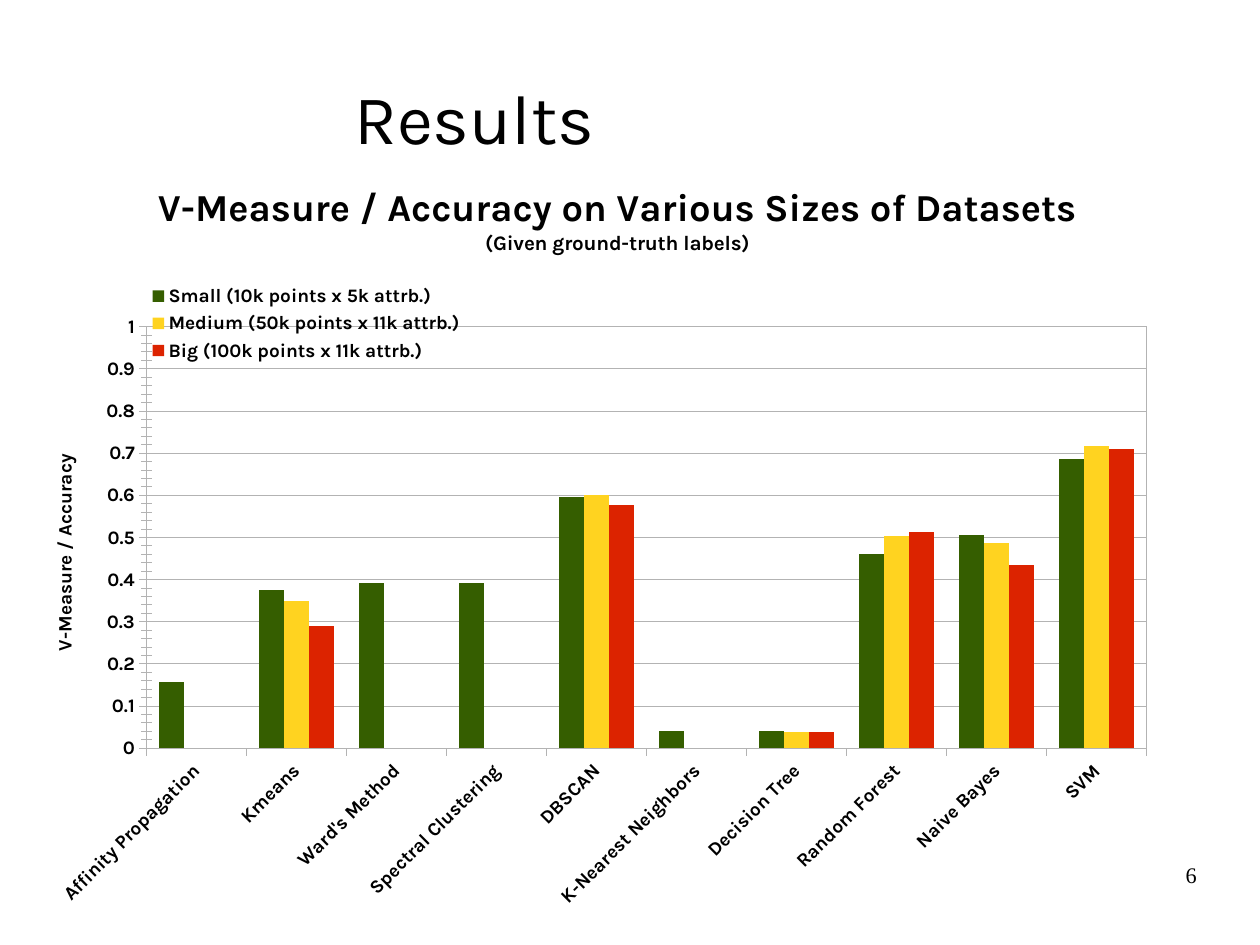
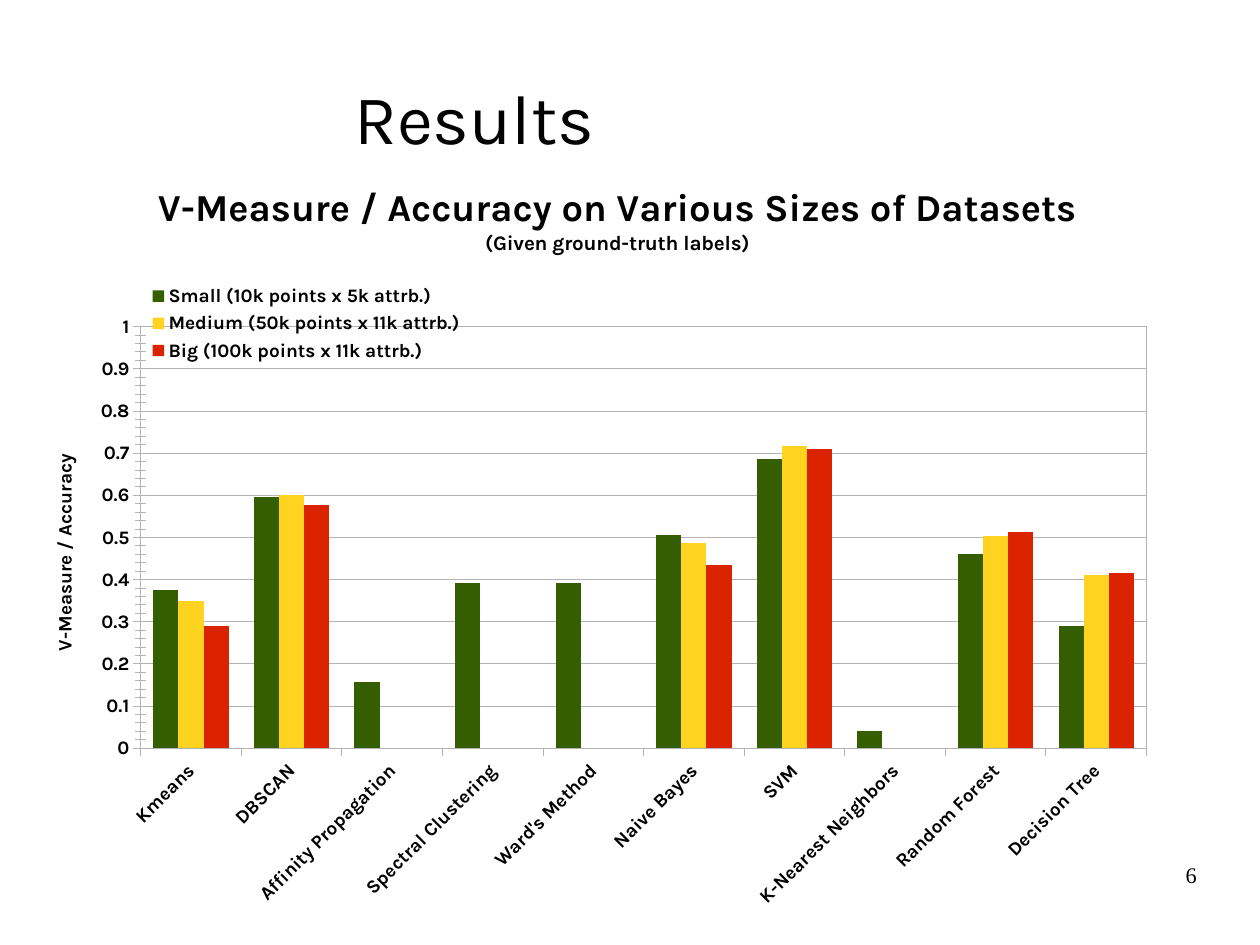
Before and after one commit to jrouly/stackmining, a slide deck: slide 6 of presentation/rouly_wells_presentation.odp. Drawn at 1260x945 pixels with LibreOffice and Linux fonts; fonts in the diff are those of the drawing; background and template pictures are left out. Boxes give left, top, right and bottom in pixels: in the first picture for what was removed or moved away, otherwise in the second. Text is boxed around its words. In the diff, an @@ line names an element or a change of style, - is before the commit and + after.

```diff
--- a/presentation/rouly_wells_presentation.odp
+++ b/presentation/rouly_wells_presentation.odp
@@ column chart at box(34, 160, 1201, 926) @@
-categories: Affinity Propagation, Kmeans, Ward's Method, Spectral Clustering, DBSCAN, K-Nearest Neighbors, Decision Tree, Random Forest, Naive Bayes, SVM
+categories: Kmeans, DBSCAN, Affinity Propagation, Spectral Clustering, Ward's Method, Naive Bayes, SVM, K-Nearest Neighbors, Random Forest, Decision Tree
-Small (10k points x 5k attrb.): 0.16, 0.38, 0.39, 0.39, 0.6, 0.04, 0.04, 0.46, 0.51, 0.69
+Small (10k points x 5k attrb.): 0.38, 0.6, 0.16, 0.39, 0.39, 0.51, 0.69, 0.04, 0.46, 0.29
-Medium (50k points x 11k attrb.): -, 0.35, -, -, 0.6, -, 0.04, 0.5, 0.49, 0.72
+Medium (50k points x 11k attrb.): 0.35, 0.6, -, -, -, 0.49, 0.72, -, 0.5, 0.41
-Big (100k points x 11k attrb.): -, 0.29, -, -, 0.58, -, 0.04, 0.51, 0.43, 0.71
+Big (100k points x 11k attrb.): 0.29, 0.58, -, -, -, 0.43, 0.71, -, 0.51, 0.41
@@ plot area changed @@
```
Also in this commit, not shown: 2 other slides changed, 2 other files.
